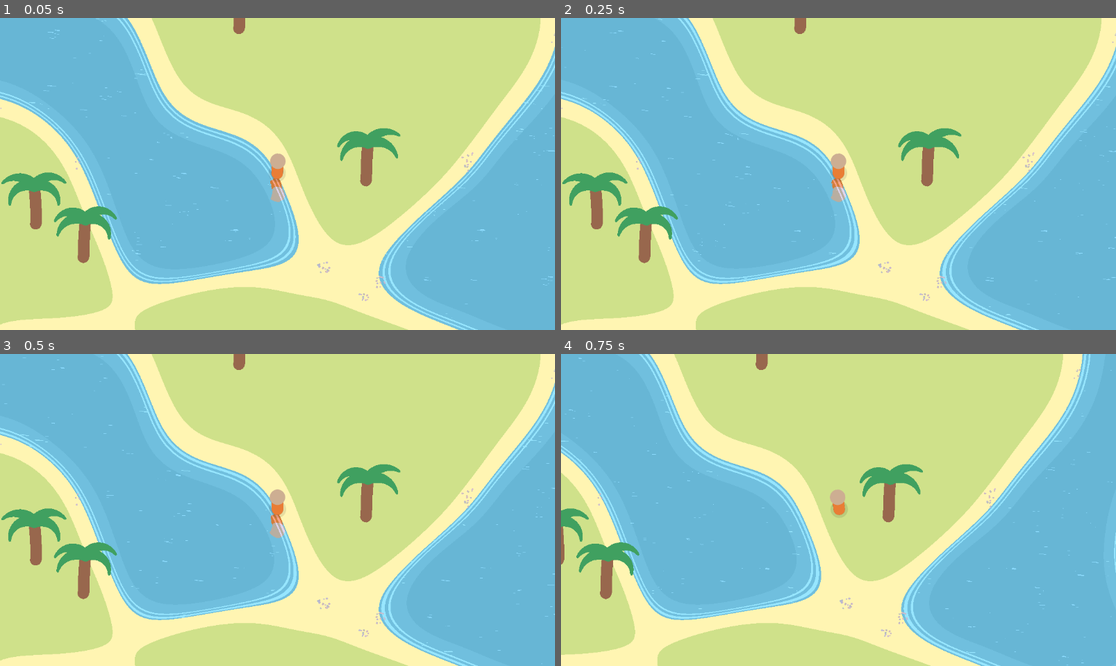
Above: before the commit, frames 1-4 (two rows, left to right).
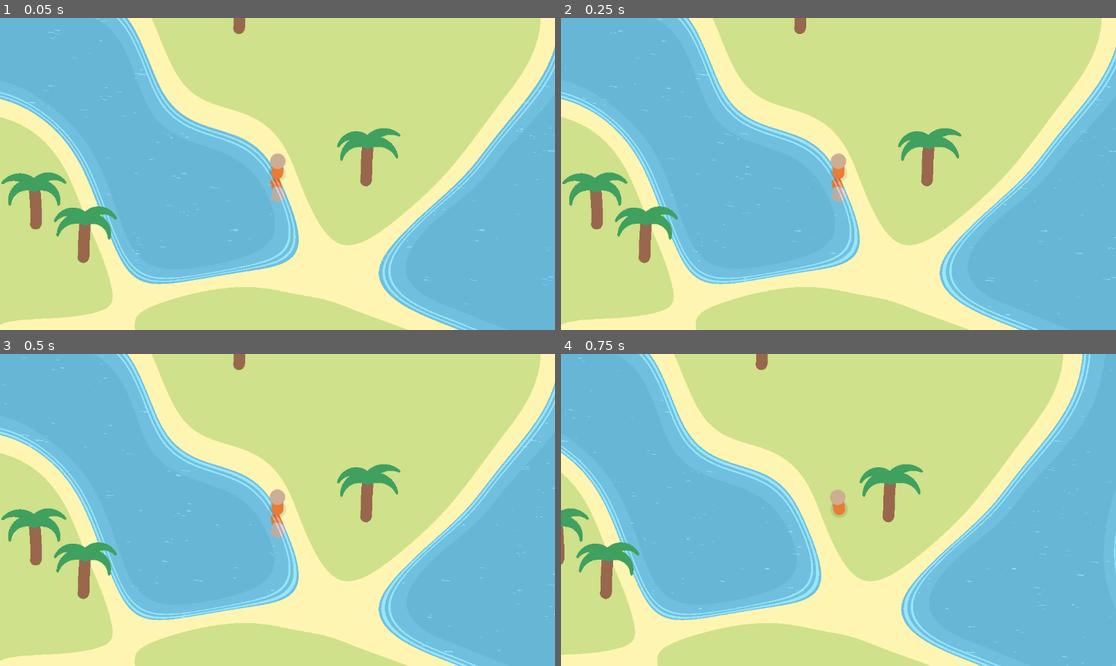
Above: after the commit, the same moments.

Repository: illogicalapple/archipelinaut-2
Game: Godot game, scene res://scenes/main.tscn
The game is run twice, just before and just after one commit, with the same random seed, the same clock (stepped at 60 frames per second) and the same inputs. The engine's default icon, where the game draws it, is replaced by a stand-in: a white triangle on a blue panel in a dark square.
Inputs:
- Up to frame 1 (0.05 s): no input
- Up to frame 2 (0.25 s): no input
- Up to frame 3 (0.5 s): no input
- Up to frame 4 (0.75 s): hold D (move_right) from 0.53 s (still down)

The runs differ from the first frame. In frame 1, less than 0.1% of the frame differs, in the area x 0-100%, y 4-91%; in frame 2, less than 0.1%; in frame 3, less than 0.1%; in frame 4, less than 0.1%, in the area x 6-94%, y 4-91%.

Commit message:
Revert "Added pebbles spawning on beaches"
This reverts commit dc854e544df55a65e2f914de4d7b7128b3088825.

Diff:
--- a/scenes/components/objects/pebbles/pebbles.gdshader
+++ b/scenes/components/objects/pebbles/pebbles.gdshader
@@ -8,16 +8,16 @@
 
 uniform float seed = 0;
 
-uniform vec3 base_color : source_color = vec3(0.712);
-uniform vec3 color_variation : source_color = vec3(0.133, 0.043, 0.125);
+uniform vec3 base_color : source_color = vec3(0.8);
+uniform vec3 color_variation : source_color = vec3(0.1, 0.1, 0);
 
-uniform float pile_radius = 0.82;
+uniform float pile_radius = 0.9;
 uniform float max_pebbles = 19.;
 
-uniform float base_scale = 0.09;
-uniform float scale_variation = 0.06;
+uniform float base_scale = .2;
+uniform float scale_variation = 0.01;
 
-uniform float squish_variation = 0.295;
+uniform float squish_variation = 0.8;
 uniform float rotation_variation = 3.1416;
 
 
--- a/scenes/components/objects/pebbles/pebbles.tscn
+++ b/scenes/components/objects/pebbles/pebbles.tscn
@@ -3,7 +3,6 @@
 [ext_resource type="Texture2D" uid="uid://4pedog70rlh6" path="res://icon.png" id="1_kyfqy"]
 
 [node name="Pebbles" type="Sprite2D"]
-z_index = 1
 position = Vector2(13, -9)
 scale = Vector2(0.25, 0.25)
 texture = ExtResource("1_kyfqy")
--- a/scenes/components/objects/tree/tree.tscn
+++ b/scenes/components/objects/tree/tree.tscn
@@ -1,6 +1,7 @@
 [gd_scene load_steps=3 format=3 uid="uid://dvdqi36ijllx7"]
 
 [ext_resource type="Script" path="res://scenes/components/objects/tree/tree.gd" id="1_0v6jk"]
+
 
 [sub_resource type="Curve" id="Curve_eemsi"]
 _data = [Vector2(0, 1), 0.0, -0.284715, 0, 0, Vector2(0.231579, 0.934066), 0.0, 0.0, 0, 0, Vector2(1, 0.208791), -0.943851, 0.0, 1, 0]
--- a/scenes/components/player/player.tscn
+++ b/scenes/components/player/player.tscn
@@ -93,20 +93,20 @@
 tree_root = SubResource("AnimationNodeBlendTree_vdc15")
 anim_player = NodePath("../AnimationPlayer")
 parameters/current_length = 0.4
-parameters/current_position = 0.324541
-parameters/current_delta = 0.00833333
+parameters/current_position = 0.059793
+parameters/current_delta = 0.0166667
 parameters/idle/current_length = 1.0
 parameters/idle/current_position = 0.0
 parameters/idle/current_delta = 0.0
 parameters/output/current_length = 0.4
-parameters/output/current_position = 0.324541
-parameters/output/current_delta = 0.00833333
+parameters/output/current_position = 0.059793
+parameters/output/current_delta = 0.0166667
 parameters/walk/current_length = 0.4
-parameters/walk/current_position = 0.324541
-parameters/walk/current_delta = 0.00833333
+parameters/walk/current_position = 0.059793
+parameters/walk/current_delta = 0.0166667
 parameters/walk_idle/current_length = 0.4
-parameters/walk_idle/current_position = 0.324541
-parameters/walk_idle/current_delta = 0.00833333
+parameters/walk_idle/current_position = 0.059793
+parameters/walk_idle/current_delta = 0.0166667
 parameters/walk_idle/blend_amount = 0.0
 
 [node name="Reflection2D" type="Node2D" parent="." node_paths=PackedStringArray("reflection_sprite")]
--- a/scenes/components/terrain/chunk.gd
+++ b/scenes/components/terrain/chunk.gd
@@ -4,34 +4,10 @@
 @export var target: Node2D
 @export var plant = preload("res://scenes/components/objects/tree/tree.tscn")
 @export var pebbles = preload("res://scenes/components/objects/pebbles/pebbles.tscn")
-@export var pebbles_mat = preload("res://scenes/components/objects/pebbles/pebbles_material.tres")
 var collision_image: Image
 
 func _ready():
 	texture.noise.seed = seed
-
-
-func spawn_pebbles():
-	var noise_image = %ColSprite.texture.get_image()
-
-	randomize()
-	for i in range(3):
-		var pos
-		var n = 0.
-
-		while n < 0.45 or n > 0.55:
-			pos = Vector2(randf_range(0, 512), randf_range(0, 512))
-			n = noise_image.get_pixelv(pos).r
-
-		var pebbles_i = pebbles.instantiate()
-		pebbles_i.position = pos - Vector2(256, 256)
-
-		pebbles_i.material = ShaderMaterial.new()
-		pebbles_i.material.shader = preload("res://scenes/components/objects/pebbles/pebbles.gdshader")
-		pebbles_i.material.set_shader_parameter("seed", randf())
-
-		add_child(pebbles_i)
-
 
 func spawn_plants(image: Image, plant_scene: PackedScene, plants_to_add: int):
 	if plants_to_add == 0: return
@@ -64,7 +40,6 @@
 	await RenderingServer.frame_post_draw
 	collision_image = $CollisionGeneration.get_texture().get_image()
 	spawn_plants(collision_image, plant, randi_range(0, 2))
-	spawn_pebbles()
 
 	for polygon in image_to_polygons(collision_image):
 		var region = NavigationRegion2D.new()
